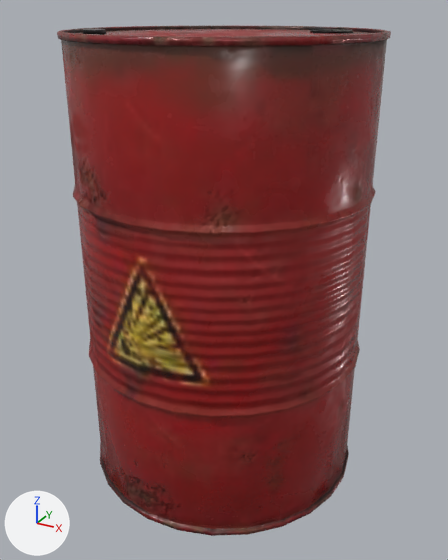
Before and after pictures for a commit that changed the glTF model assets/models/barrel.glb.
Camera for both pictures: a camera (50 mm lens) standing at (0.559, -1.016, 0.905) and looking at (0.006, -0.012, 0.403). Arrows for +X, +Y and +Z are at lower left; the lights stay in place. The picture after the commit comes second. Vertices at exactly the same position are counted once.

Objects in the first picture: 'Barrel_01'.
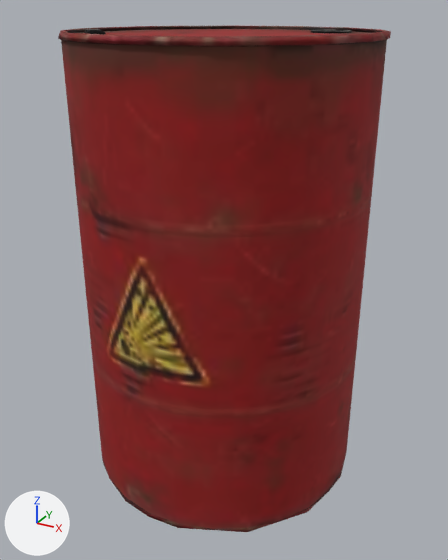
Boxes (x1, y1, x2, y2) around the edits, measured in the pictures (448 x 560 px):
'Barrel_01', surface changed, reshaped, rescaled
    before: (57, 26, 391, 536)
    after: (58, 26, 391, 532)
part 1 of me_mesh, cut back
    before: (57, 26, 391, 238)
    after: (61, 26, 391, 238)
part 2 of me_mesh, cut back
    before: (100, 443, 349, 536)
    after: (186, 512, 307, 532)
part 3 of me_mesh, deleted
    before: (89, 339, 360, 419)

What changed in the scene script:
```text
Change mat_barrel_01:
    remove # nodes: BsdfPrincipled, NormalMap, OutputMaterial, SeparateColor, TexImage x3
    nodes: BsdfPrincipled, OutputMaterial, TexImage
    remove # uses the picture img_barrel_01_explosive_metallic_barrel_01_explosive_roughness
    remove # uses the picture img_barrel_01_explosive_nor_gl
Change me_mesh:
    used by ob_barrel_01; location = (0.0, 0.0, 0.433); scale = (0.44, 0.44, 0.44)
    remove me_mesh.from_pydata(...)  # 756 vertices, 1475 faces; spans x -0.64..0.64, y -0.64..0.64, z -1.0..1.0
    add me_mesh.from_pydata(...)  # 361 vertices, 707 faces; spans x -0.64..0.64, y -0.64..0.64, z -1.0..1.0
    me_mesh part 1: 29 vertices moved from x -0.64..0.64, y -0.64..0.63, z 0.37..0.99 to x -0.63..0.63, y -0.63..0.62, z 0.4..0.99; 294 vertices removed from x -0.64..0.64, y -0.64..0.64, z 0.37..1.0; 41 vertices added at x -0.63..0.63, y -0.63..0.63, z 0.4..0.99
    me_mesh part 2: 92 vertices removed from x -0.64..0.64, y -0.64..0.64, z -1.0..-0.98; 2 vertices added at x -0.49..0.39, y -0.49..0.39, z -1.0
    me_mesh part 3: 52 vertices removed from x -0.64..0.64, y -0.64..0.64, z -0.38
Change ob_barrel_01:
    ob_barrel_01.scale: (0.44, 0.44, 0.44) -> (0.439, 0.439, 0.439)
```
